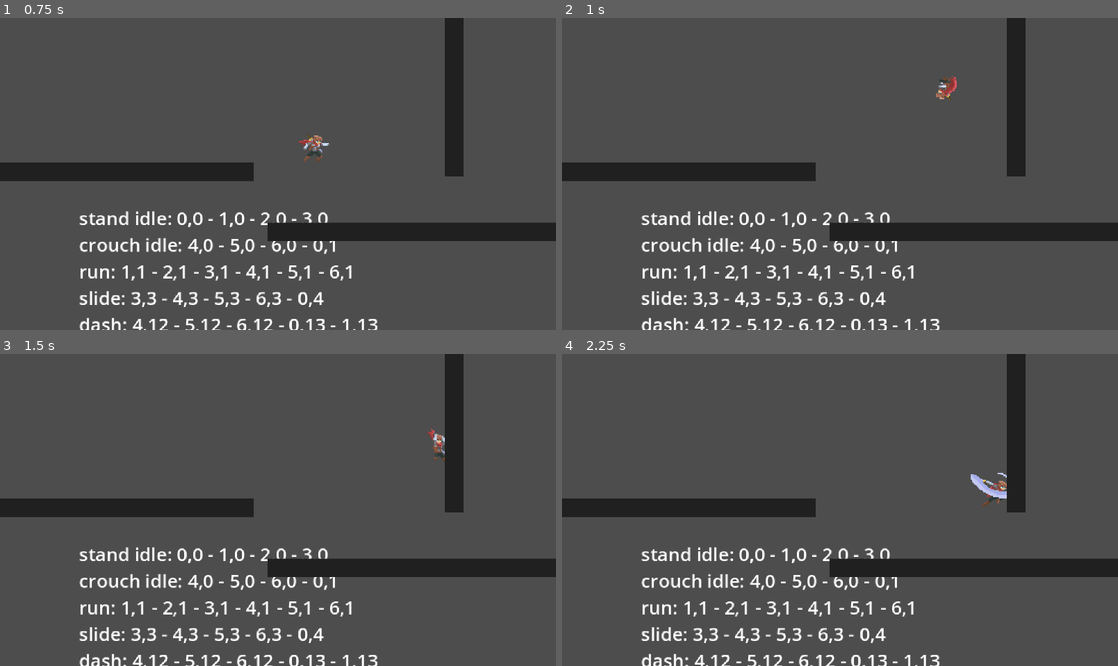
Above: before the commit, frames 1-4 (two rows, left to right).
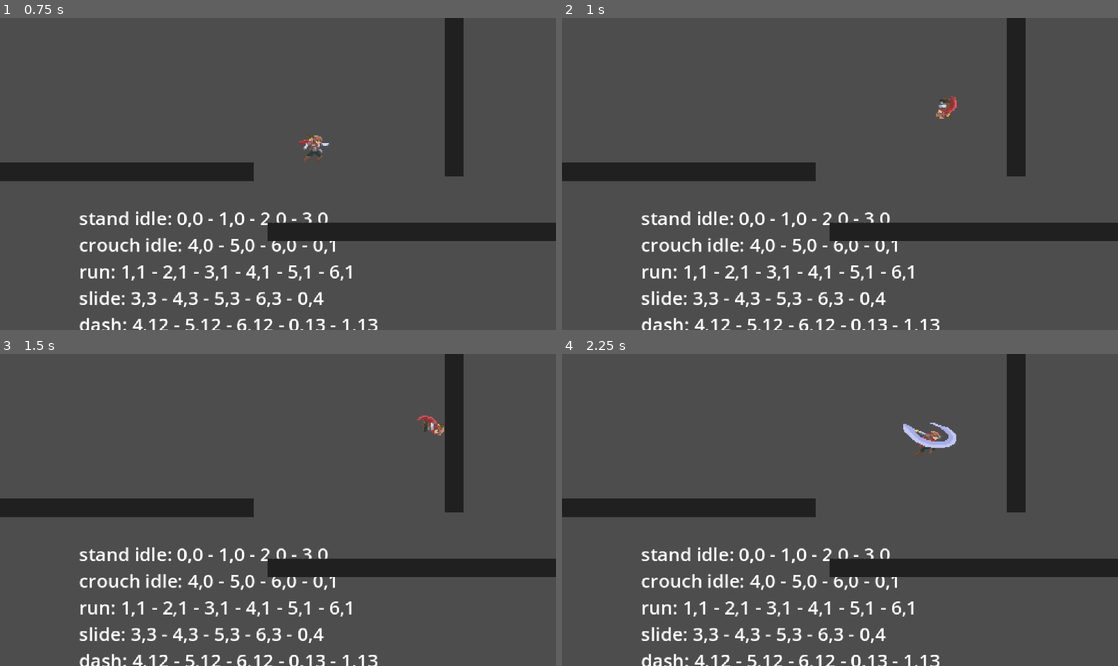
Above: after the commit, the same moments.

Repository: snowbillr/ninja-game
Game: Godot game, scene res://main.tscn
The game is run twice, just before and just after one commit, with the same random seed, the same clock (stepped at 60 frames per second) and the same inputs.
Inputs:
- Up to frame 1 (0.75 s): hold Right (move_right) from 0.53 s (still down); hold Shift (dash) from 0.53 s (still down)
- Up to frame 2 (1 s): keep holding Right (move_right); keep holding Shift (dash); tap Space (jump) at 0.77, 0.8 s
- Up to frame 3 (1.5 s): keep holding Right (move_right); tap Space (jump) at 1.07, 1.35 s; release Shift (dash) at 1.28 s
- Up to frame 4 (2.25 s): tap Space (jump) at 1.52, 1.82 s; tap Shift (dash) at 1.55 s; release Right (move_right) at 2.03 s; hold Left (move_left) from 2.03 s (still down); hold F (attack) from 2.03 s (still down)

Frame 1 is identical in both runs. In frame 2, 0.3% of the frame differs, in the area x 67-71%, y 18-33%; in frame 3, 0.3%; in frame 4, 0.8%, in the area x 61-80%, y 22-50%.

Commit message:
wall state and transitions

Diff:
--- /dev/null
+++ b/scenes/player/direction_detector.gd
@@ -0,0 +1,20 @@
+class_name DirectionDetector
+extends Node
+
+enum DIRECTION { LEFT = -1, RIGHT = 1 }
+signal direction_changed(direction: DIRECTION)
+
+@export var target: CharacterBody2D
+
+var direction := DIRECTION.RIGHT
+
+func _physics_process(delta: float) -> void:
+	var previous_direction := direction
+
+	if target.velocity.x < 0:
+		direction = DIRECTION.LEFT
+	elif target.velocity.x > 0:
+		direction = DIRECTION.RIGHT
+
+	if direction != previous_direction:
+		direction_changed.emit(direction)
--- a/scenes/player/player.gd
+++ b/scenes/player/player.gd
@@ -5,10 +5,18 @@
 @onready var animation_player: AnimationPlayer = $AnimationPlayer
 @onready var animation_tree: AnimationTree = $AnimationTree
 @onready var gsm: GSM = $GSM
+@onready var direction_detector: Node = $DirectionDetector
 
 @export var player_stats: PlayerStats = null
 @export var air_movement_charges: AirMovementCharges = null
 
+var direction: DirectionDetector.DIRECTION = DirectionDetector.DIRECTION.RIGHT
 
 func _ready() -> void:
+	direction_detector.direction_changed.connect(self._update_direction)
+
 	gsm.start()
+
+func _update_direction(new_direction: DirectionDetector.DIRECTION):
+	self.direction = new_direction
+	self.sprite_2d.flip_h = true if new_direction == DirectionDetector.DIRECTION.LEFT else false
--- a/scenes/player/player.tscn
+++ b/scenes/player/player.tscn
@@ -11,6 +11,8 @@
 [ext_resource type="Script" uid="uid://drbhygpus2dkb" path="res://scenes/player/states/ground.gd" id="8_fcs02"]
 [ext_resource type="Resource" uid="uid://7d2040tlv8fr" path="res://scenes/player/moveset/combos/air_starter.tres" id="8_ugbui"]
 [ext_resource type="Resource" uid="uid://co70ruwjio3q" path="res://scenes/player/moveset/combos/ground_starter.tres" id="9_myrg7"]
+[ext_resource type="Script" uid="uid://mbguivfw3a25" path="res://scenes/player/states/wall.gd" id="13_gx1jg"]
+[ext_resource type="Script" uid="uid://bjbfifkuk20qi" path="res://scenes/player/direction_detector.gd" id="14_ugbui"]
 [ext_resource type="Script" uid="uid://bywphxhi7ugvg" path="res://scenes/player/states/attack.gd" id="15_fcs02"]
 
 [sub_resource type="Resource" id="Resource_5vw27"]
@@ -24,6 +26,7 @@
 little_jump_force = 250.0
 dash_speed = 350.0
 dash_duration = 0.2
+wall_exit_velocity = 500.0
 metadata/_custom_type_script = "uid://d0va4r2v3pv32"
 
 [sub_resource type="Resource" id="Resource_dg77c"]
@@ -99,6 +102,19 @@
 snap = 1.0
 blend_mode = 1
 
+[sub_resource type="AnimationNodeAnimation" id="AnimationNodeAnimation_fcs02"]
+animation = &"wall_hang"
+
+[sub_resource type="AnimationNodeAnimation" id="AnimationNodeAnimation_myrg7"]
+animation = &"wall_slide"
+
+[sub_resource type="AnimationNodeBlendSpace1D" id="AnimationNodeBlendSpace1D_kvlxm"]
+blend_point_0/node = SubResource("AnimationNodeAnimation_fcs02")
+blend_point_0/pos = 0.0
+blend_point_1/node = SubResource("AnimationNodeAnimation_myrg7")
+blend_point_1/pos = 1.0
+blend_mode = 1
+
 [sub_resource type="AnimationNodeStateMachineTransition" id="AnimationNodeStateMachineTransition_ugbui"]
 
 [sub_resource type="AnimationNodeStateMachineTransition" id="AnimationNodeStateMachineTransition_fcs02"]
@@ -113,6 +129,12 @@
 
 [sub_resource type="AnimationNodeStateMachineTransition" id="AnimationNodeStateMachineTransition_8ydkj"]
 advance_mode = 2
+
+[sub_resource type="AnimationNodeStateMachineTransition" id="AnimationNodeStateMachineTransition_fm80t"]
+
+[sub_resource type="AnimationNodeStateMachineTransition" id="AnimationNodeStateMachineTransition_gx1jg"]
+
+[sub_resource type="AnimationNodeStateMachineTransition" id="AnimationNodeStateMachineTransition_j4nxn"]
 
 [sub_resource type="AnimationNodeStateMachine" id="AnimationNodeStateMachine_3j4b4"]
 states/End/position = Vector2(853.5, 582)
@@ -123,8 +145,10 @@
 states/dash/position = Vector2(544, 417.5)
 states/ground/node = SubResource("AnimationNodeBlendSpace1D_gx1jg")
 states/ground/position = Vector2(425, 179.477)
-transitions = ["ground", "dash", SubResource("AnimationNodeStateMachineTransition_ugbui"), "ground", "air", SubResource("AnimationNodeStateMachineTransition_fcs02"), "air", "ground", SubResource("AnimationNodeStateMachineTransition_myrg7"), "air", "dash", SubResource("AnimationNodeStateMachineTransition_kvlxm"), "dash", "ground", SubResource("AnimationNodeStateMachineTransition_uf5tr"), "dash", "air", SubResource("AnimationNodeStateMachineTransition_lgqa7"), "Start", "ground", SubResource("AnimationNodeStateMachineTransition_8ydkj")]
-graph_offset = Vector2(35.1405, 20.9141)
+states/wall/node = SubResource("AnimationNodeBlendSpace1D_kvlxm")
+states/wall/position = Vector2(550.641, 58.973)
+transitions = ["ground", "dash", SubResource("AnimationNodeStateMachineTransition_ugbui"), "ground", "air", SubResource("AnimationNodeStateMachineTransition_fcs02"), "air", "ground", SubResource("AnimationNodeStateMachineTransition_myrg7"), "air", "dash", SubResource("AnimationNodeStateMachineTransition_kvlxm"), "dash", "ground", SubResource("AnimationNodeStateMachineTransition_uf5tr"), "dash", "air", SubResource("AnimationNodeStateMachineTransition_lgqa7"), "Start", "ground", SubResource("AnimationNodeStateMachineTransition_8ydkj"), "air", "wall", SubResource("AnimationNodeStateMachineTransition_fm80t"), "wall", "air", SubResource("AnimationNodeStateMachineTransition_gx1jg"), "wall", "ground", SubResource("AnimationNodeStateMachineTransition_j4nxn")]
+graph_offset = Vector2(108.191, 12.1841)
 
 [sub_resource type="Animation" id="Animation_h2yge"]
 length = 0.001
@@ -362,6 +386,41 @@
 "transitions": PackedFloat32Array(1, 1, 1, 1, 1),
 "update": 1,
 "values": [Vector2i(5, 7), Vector2i(6, 7), Vector2i(0, 8), Vector2i(1, 8), Vector2i(2, 8)]
+}
+
+[sub_resource type="Animation" id="Animation_fcs02"]
+resource_name = "wall_hang"
+length = 0.1
+step = 0.1
+tracks/0/type = "value"
+tracks/0/imported = false
+tracks/0/enabled = true
+tracks/0/path = NodePath("Sprite2D:frame_coords")
+tracks/0/interp = 1
+tracks/0/loop_wrap = true
+tracks/0/keys = {
+"times": PackedFloat32Array(0),
+"transitions": PackedFloat32Array(1),
+"update": 1,
+"values": [Vector2i(6, 11)]
+}
+
+[sub_resource type="Animation" id="Animation_myrg7"]
+resource_name = "wall_slide"
+length = 0.2
+loop_mode = 1
+step = 0.1
+tracks/0/type = "value"
+tracks/0/imported = false
+tracks/0/enabled = true
+tracks/0/path = NodePath("Sprite2D:frame_coords")
+tracks/0/interp = 1
+tracks/0/loop_wrap = true
+tracks/0/keys = {
+"times": PackedFloat32Array(0, 0.1),
+"transitions": PackedFloat32Array(1, 1),
+"update": 1,
+"values": [Vector2i(2, 11), Vector2i(3, 11)]
 }
 
 [sub_resource type="AnimationLibrary" id="AnimationLibrary_1bvp3"]
@@ -379,7 +438,9 @@
 &"ground_attack_up": SubResource("Animation_h17s1"),
 &"idle": SubResource("Animation_0xm2m"),
 &"jump": SubResource("Animation_lquwl"),
-&"run": SubResource("Animation_1bvp3")
+&"run": SubResource("Animation_1bvp3"),
+&"wall_hang": SubResource("Animation_fcs02"),
+&"wall_slide": SubResource("Animation_myrg7")
 }
 
 [sub_resource type="RectangleShape2D" id="RectangleShape2D_h2yge"]
@@ -396,6 +457,7 @@
 advance_expression_base_node = NodePath("..")
 anim_player = NodePath("../AnimationPlayer")
 parameters/ground/blend_position = -0.00102669
+parameters/wall/blend_position = 0
 
 [node name="AnimationPlayer" type="AnimationPlayer" parent="."]
 libraries = {
@@ -451,3 +513,11 @@
 [node name="attack" type="Node" parent="GSM"]
 script = ExtResource("15_fcs02")
 metadata/_custom_type_script = "uid://d3bokcxy5twsd"
+
+[node name="wall" type="Node" parent="GSM"]
+script = ExtResource("13_gx1jg")
+metadata/_custom_type_script = "uid://d3bokcxy5twsd"
+
+[node name="DirectionDetector" type="Node" parent="." node_paths=PackedStringArray("target")]
+script = ExtResource("14_ugbui")
+target = NodePath("..")
--- a/scenes/player/resources/player_stats.gd
+++ b/scenes/player/resources/player_stats.gd
@@ -10,3 +10,4 @@
 @export var little_jump_force: float = 250.0
 @export var dash_speed: float = 350.0
 @export var dash_duration: float = 0.2
+@export var wall_exit_velocity: float = 500.0
--- a/scenes/player/states/air.gd
+++ b/scenes/player/states/air.gd
@@ -31,12 +31,6 @@
 	self.big_jump_timer.stop()
 	self.attack_cooldown_timer.stop()
 
-func _process(_delta: float) -> void:
-	var x_input = Input.get_axis("move_left", "move_right")
-
-	if x_input != 0:
-		self.player.sprite_2d.flip_h = true if sign(x_input) == -1 else false
-
 func _physics_process(_delta: float) -> void:
 	self._apply_horizontal_movement(Input.get_axis("move_left", "move_right"))
 
@@ -50,6 +44,10 @@
 
 	if self.player.is_on_floor():
 		self.gsm.transition("ground")
+	elif self.player.is_on_wall():
+		self.gsm.transition("wall")
+	else:
+		self.gsm.transition("air")
 
 func _unhandled_input(event: InputEvent) -> void:
 	if event.is_action_released("jump"):
--- a/scenes/player/states/dash.gd
+++ b/scenes/player/states/dash.gd
@@ -8,13 +8,15 @@
 	super ()
 	timer.timeout.connect(_on_timer_timeout)
 
-func _enter(_args: Dictionary):
-	super (_args)
+# _args
+#   direction: -1 or 1
+func _enter(args: Dictionary):
+	super (args)
 
 	if not self.player.is_on_floor():
 		self.player.air_movement_charges.consume_dash()
 
-	self.player.velocity.x = (1 if not self.player.sprite_2d.flip_h else -1) * self.player.player_stats.dash_speed
+	self.player.velocity.x = args.get("direction", self.player.direction) * self.player.player_stats.dash_speed
 	self.player.velocity.y = 0
 
 	timer.wait_time = self.player.player_stats.dash_duration
--- a/scenes/player/states/ground.gd
+++ b/scenes/player/states/ground.gd
@@ -16,12 +16,6 @@
 
 func _exit():
 	self.attack_cooldown_timer.stop()
-
-func _process(_delta: float) -> void:
-	var x_input = Input.get_axis("move_left", "move_right")
-
-	if x_input != 0:
-		self.player.sprite_2d.flip_h = true if sign(x_input) == -1 else false
 
 func _physics_process(_delta: float) -> void:
 	self._apply_horizontal_movement(Input.get_axis("move_left", "move_right"))
--- /dev/null
+++ b/scenes/player/states/wall.gd
@@ -0,0 +1,31 @@
+extends MovementState
+
+
+var falling := false
+
+# Called when the node enters the scene tree for the first time.
+func _ready() -> void:
+	super ()
+	pass # Replace with function body.
+
+func _enter(_args: Dictionary) -> void:
+	super (_args)
+	self.falling = false
+	self.player.velocity.y = 0
+
+func _unhandled_input(event: InputEvent) -> void:
+	if event.is_action_pressed("dash"):
+		self.gsm.transition("dash", {"direction": self.player.direction * -1})
+	elif event.is_action_pressed("jump"):
+		self.player.velocity.x += self.player.player_stats.wall_exit_velocity * self.player.direction * -1
+		self.gsm.transition("air", { "do_jump": true })
+	else:
+		self.falling = event.is_action_pressed("down")
+
+func _physics_process(_delta: float) -> void:
+	if falling:
+		self._apply_gravity()
+	else:
+		self.player.velocity.y = lerp(self.player.velocity.y, 0.0, self.player.player_stats.friction_coefficient)
+
+	self.player.move_and_slide()
Not shown, added: scenes/player/direction_detector.gd.uid
Not shown: 1 places in scenes/player/player.tscn that only renumber resources
Not shown, added: scenes/player/states/wall.gd.uid
Not shown, changed: TODO.md
